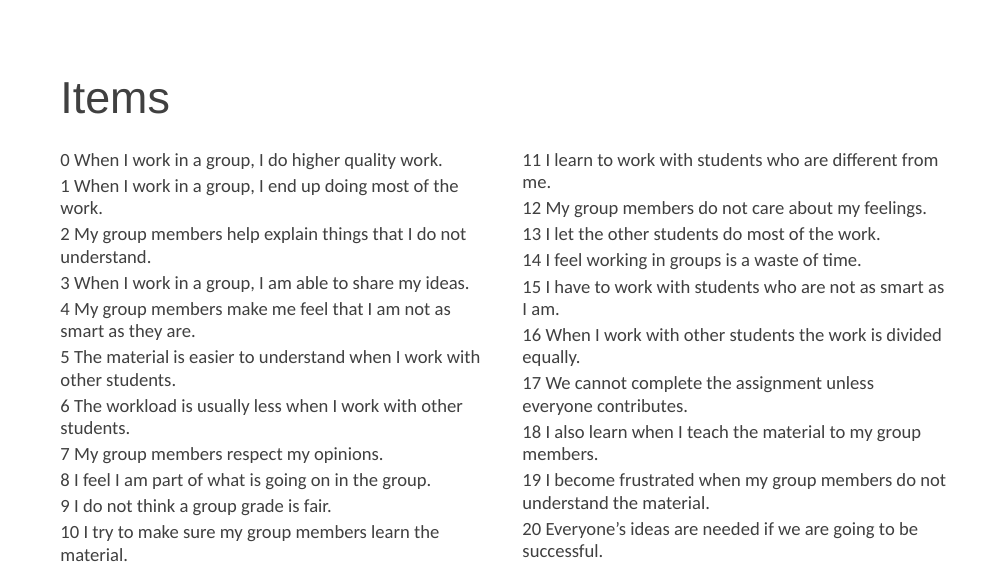
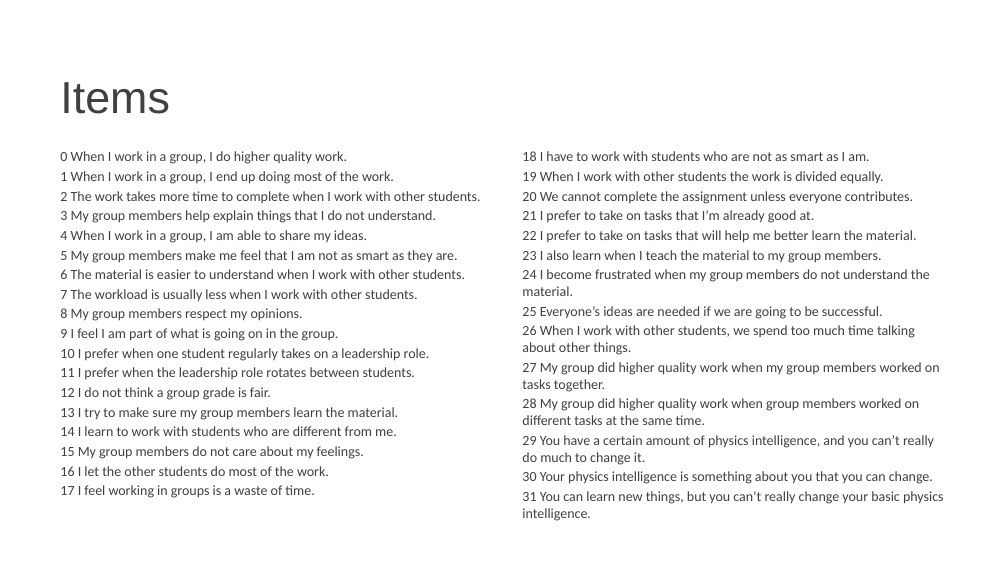
Before and after one commit to Pontigre/PER_analysis, a slide deck: slide 13 of Analysis_explanation.pptx (slide 23 before the commit). Drawn at 1008x567 pixels with LibreOffice and Linux fonts; fonts in the diff are those of the drawing; background and template pictures are left out. Boxes give left, top, right and bottom in pixels: in the first picture for what was removed or moved away, otherwise in the second. Text is boxed around its words. In the diff, an @@ line names an element or a change of style, - is before the commit and + after.

```diff
--- a/Analysis_explanation.pptx
+++ b/Analysis_explanation.pptx
@@ text at (60, 151, 394, 184): size 13.3 to 10 pt in "0 When I work in a group, ...", "1 When I work in a group, ..." @@
@@ text at (522, 151, 944, 521): text changed; size 13.3 to 10 pt @@
-11 I learn to work with students who are different from me.
-12 My group members do not care about my feelings.
-13 I let the other students do most of the work.
-14 I feel working in groups is a waste of time.
-15 I have to work with students who are not as smart as I am.
-16 When I work with other students the work is divided equally.
-17 We cannot complete the assignment unless everyone contributes.
-18 I also learn when I teach the material to my group members.
-19 I become frustrated when my group members do not understand the material.
-20 Everyone’s ideas are needed if we are going to be successful.
-21 When I work with other students, we spend too much time talking about other things.
+18 I have to work with students who are not as smart as I am.
+19 When I work with other students the work is divided equally.
+20 We cannot complete the assignment unless everyone contributes.
+21 I prefer to take on tasks that I’m already good at.
+22 I prefer to take on tasks that will help me better learn the material.
+23 I also learn when I teach the material to my group members.
+24 I become frustrated when my group members do not understand the material.
+25 Everyone’s ideas are needed if we are going to be successful.
+26 When I work with other students, we spend too much time talking about other things.
+27 My group did higher quality work when my group members worked on tasks together.
+28 My group did higher quality work when group members worked on different tasks at the same time.
+29 You have a certain amount of physics intelligence, and you can’t really do much to change it.
+30 Your physics intelligence is something about you that you can change.
+31 You can learn new things, but you can’t really change your basic physics intelligence.
@@ text at (60, 191, 480, 498): text changed; size 13.3 to 10 pt @@
-2 My group members help explain things that I do not understand.
-3 When I work in a group, I am able to share my ideas.
-4 My group members make me feel that I am not as smart as they are.
-5 The material is easier to understand when I work with other students.
-6 The workload is usually less when I work with other students.
-7 My group members respect my opinions.
-8 I feel I am part of what is going on in the group.
-9 I do not think a group grade is fair.
-10 I try to make sure my group members learn the material.
+2 The work takes more time to complete when I work with other students.
+3 My group members help explain things that I do not understand.
+4 When I work in a group, I am able to share my ideas.
+5 My group members make me feel that I am not as smart as they are.
+6 The material is easier to understand when I work with other students.
+7 The workload is usually less when I work with other students.
+8 My group members respect my opinions.
+9 I feel I am part of what is going on in the group.
+10 I prefer when one student regularly takes on a leadership role.
+11 I prefer when the leadership role rotates between students.
+12 I do not think a group grade is fair.
+13 I try to make sure my group members learn the material.
+14 I learn to work with students who are different from me.
+15 My group members do not care about my feelings.
+16 I let the other students do most of the work.
+17 I feel working in groups is a waste of time.
```
Also in this commit, not shown: 10 other slides changed, 1 slide removed, 36 other files.
